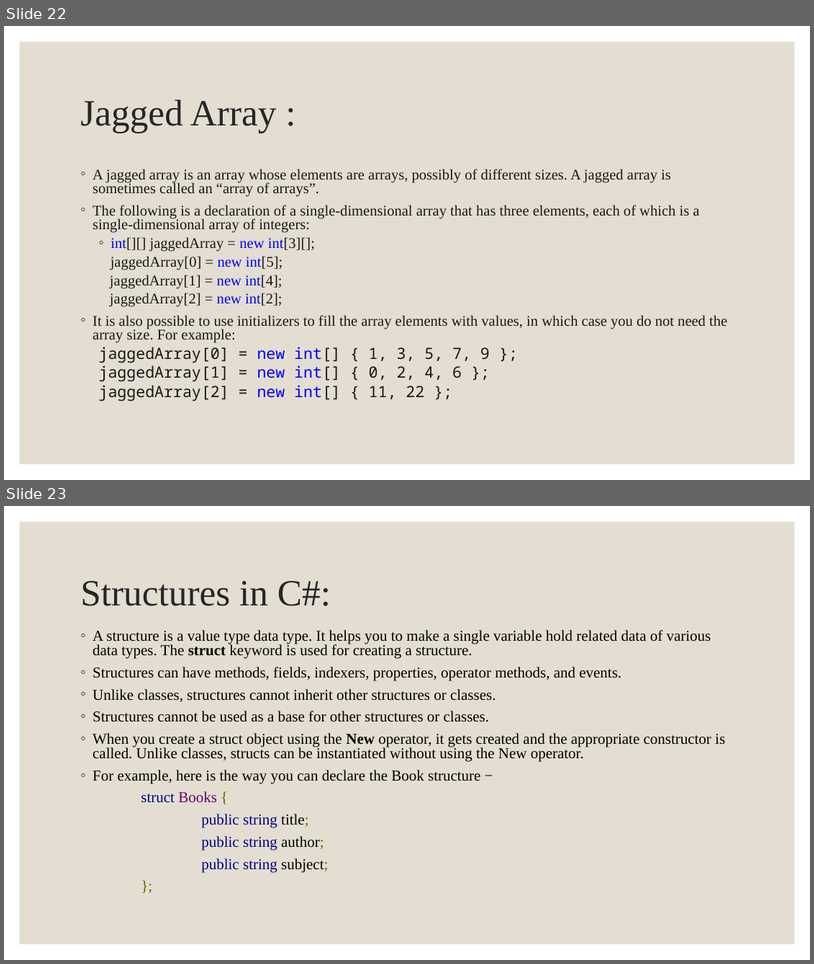
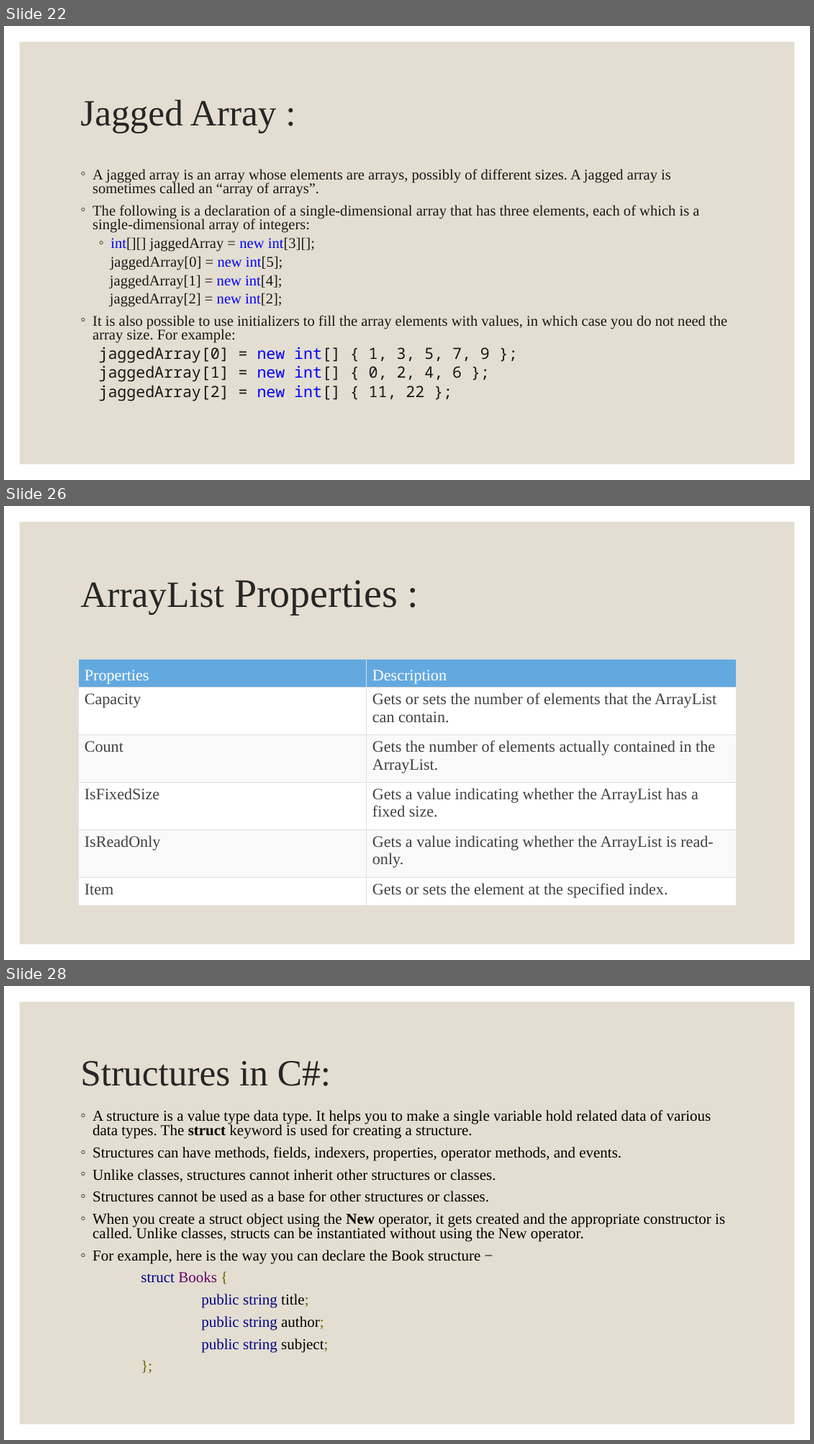
Before and after one commit to Shivaram008/C-, a slide deck: PPTs/Programming in C#.pptx. Shown one above the other, each under a label of ours: slides 22 and 23 before the commit, slides 22, 26 and 28 after it; the slides between them are not shown. The pictures are 814x964 and 814x1444 pixels, drawn with LibreOffice and Linux fonts; fonts in the diff are those of the drawing. Boxes give left, top, right and bottom in pixels: in the first picture for what was removed or moved away, otherwise in the second. Text is boxed around its words. In the diff, an @@ line names an element or a change of style, - is before the commit and + after.

```diff
--- a/PPTs/Programming in C#.pptx
+++ b/PPTs/Programming in C#.pptx
@@ slide 26 added at (x1=4, y1=506, x2=810, y2=960), background #FFFFFF; not listed: 1 template element that a slide beside it also shows @@
@@ title added at (x1=80, y1=580, x2=398, y2=614), 48 pt, text #262626 @@
+ArrayList Properties :
@@ table added at (x1=78, y1=659, x2=736, y2=906), 6 rows, 2 columns @@
+Properties | Description
+Capacity | Gets or sets the number of elements that the ArrayList can contain.
+Count | Gets the number of elements actually contained in the ArrayList.
+IsFixedSize | Gets a value indicating whether the ArrayList has a fixed size.
+IsReadOnly | Gets a value indicating whether the ArrayList is read-only.
+Item | Gets or sets the element at the specified index.
@@ what was slide 23 is now slide 28 @@
```
Also in this commit, not shown: 5 other slides added, 7 other files.
